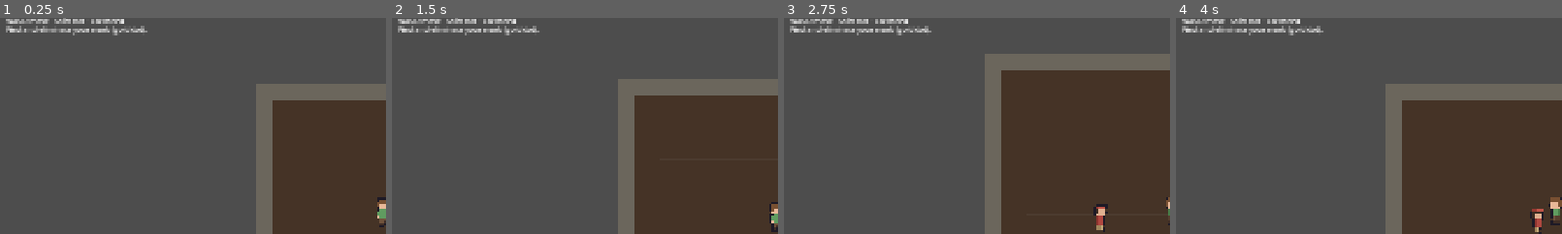
Above: before the commit, frames 1-4 (left to right).
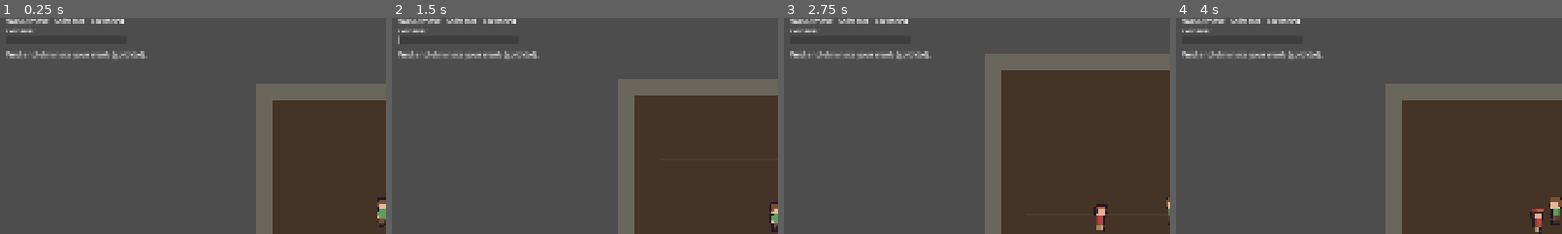
Above: after the commit, the same moments.

Repository: Isidore94/Unseen
Game: Godot game, scene res://scenes/online_match.tscn
Two runs of this game, one before a commit and one after it. Both use one fixed random seed, a clock stepped at 60 frames per second and the inputs below. This scene is started directly instead of the project's main scene.
Inputs:
- Up to frame 1 (0.25 s): no input
- Up to frame 2 (1.5 s): tap Enter at 0.5 s; hold D (move_right) 0.53-1.28 s; tap Space (action_primary) at 0.6 s; tap Shift (run) at 0.8, 1.35 s; hold S (move_down) from 1.28 s (still down)
- Up to frame 3 (2.75 s): tap Space (action_primary) at 1.55, 2.1 s; release S (move_down) at 2.03 s; hold D (move_right) from 2.03 s (still down); tap Shift (run) at 2.3 s
- Up to frame 4 (4 s): release D (move_right) at 2.78 s; hold W (move_up) 2.78-3.53 s; tap Shift (run) at 2.85, 3.8 s; tap Space (action_primary) at 3.05, 3.6 s; hold A (move_left) from 3.53 s (still down)
The pictures show only the part of the screen within x 0-50%, y 4-54%; the shares and areas given below are measured in that part.

The runs differ from the first frame. In frame 1, 1.3% of the frame differs, in the area x 1-39%, y 3-19%; in frame 2, 1.3%; in frame 3, 1.3%; in frame 4, 1.3%.

Commit message:
Phase 6.1c: server-validated kills + private exposure bar
- kill_component.gd: online path. The controlling machine picks the suspect in
  front (within kill_range) and sends request_kill(target_path) to the host. The
  host re-validates sender, range, and that the target is in killable_for_<peer>,
  then kills the mark (or applies a wrong-commit exposure penalty). Never trusts
  the client. Offline aim & commit unchanged.
- player.gd: online kill component now runs only on the controlling machine
  (enable_network_local_control); switched off on every other peer.
- online_match.gd: private exposure bar in the player HUD; host relays each
  player's exposure to its OWNER only (exposure_changed -> owner RPC). "Mark
  eliminated" feedback when your mark dies (owner-only).

Next: PvP hunt-the-opponent phase + win/lose.

Co-Authored-By: Claude Opus 4.8 <noreply@anthropic.com>

Diff:
--- a/components/kill_component.gd
+++ b/components/kill_component.gd
@@ -49,8 +49,22 @@
 ## The way we're facing, used to pick "the one in front" when locking.
 var _last_facing: Vector2 = Vector2.RIGHT
 
+## Online only: true on the machine that locally controls this killer. When set, we
+## send a kill REQUEST to the host instead of resolving the kill ourselves.
+var _network_local_control: bool = false
+
+
+# Called by the player on the machine that controls it, to switch this component into
+# "ask the host" mode (MULTIPLAYER_PLAN.md §4 — the client never self-confirms a kill).
+func enable_network_local_control() -> void:
+	_network_local_control = true
+
 
 func _physics_process(_delta: float) -> void:
+	if _network_local_control:
+		_network_kill_input()
+		return
+
 	if _body.velocity.length() > 5.0:
 		_last_facing = _body.velocity.normalized()
 
@@ -58,6 +72,57 @@
 		_lock_suspect()
 
 	_update_locked()
+
+
+# ONLINE: pick who we mean locally (using the replicated crowd we can see), then ask
+# the HOST to resolve it. We only fire when actually in range, for immediate feel.
+func _network_kill_input() -> void:
+	if _body.velocity.length() > 5.0:
+		_last_facing = _body.velocity.normalized()
+
+	if not Input.is_action_just_pressed(action_primary_action):
+		return
+
+	var suspect := _best_suspect_in_front()
+	if suspect == null:
+		return
+	var distance := _body.global_position.distance_to(suspect.global_position)
+	if distance > kill_range:
+		return  # not close enough to commit (the host enforces this as well)
+
+	_play_strike()  # instant local feedback; the host decides the actual outcome
+	request_kill.rpc_id(1, suspect.get_path())
+
+
+# HOST-ONLY: validate and resolve a kill request. Never trust the client — re-check
+# that the sender controls this killer, the target is genuinely in range, and that it
+# really is this player's mark. A wrong target costs exposure instead.
+@rpc("any_peer", "call_local", "reliable")
+func request_kill(target_path: NodePath) -> void:
+	if not multiplayer.is_server():
+		return
+	var sender_id := multiplayer.get_remote_sender_id()
+	var effective_sender := sender_id if sender_id != 0 else multiplayer.get_unique_id()
+	var controller := int(_body.get("controlling_peer_id"))
+	if effective_sender != controller:
+		return  # someone tried to kill on behalf of a player they don't control
+
+	var target := get_node_or_null(target_path) as Node2D
+	if target == null or target == _body or not is_instance_valid(target):
+		return
+	var distance := _body.global_position.distance_to(target.global_position)
+	if distance > kill_range:
+		return
+
+	if target.is_in_group("killable_for_%d" % controller):
+		# Right read — clean kill. The permanent exposure spike is the cost.
+		_exposure.add_exposure(kill_exposure_spike, "kill")
+		kill_landed.emit()
+		if target.has_method("die"):
+			target.die()
+	else:
+		# Wrong read — you lunged at a civilian. Pay the exposure tell.
+		_exposure.add_exposure(wrong_commit_exposure, "wrong_commit")
 
 
 # Lock the best suspect in front of us (any character — you might be wrong).
--- a/scripts/online_match.gd
+++ b/scripts/online_match.gd
@@ -47,6 +47,7 @@
 var _player_hud_layer: CanvasLayer = null
 var _mini_map: MiniMap = null
 var _objective_label: Label = null
+var _exposure_bar: ProgressBar = null
 var _my_mark_name: String = ""
 var _my_mark: Node2D = null
 
@@ -148,7 +149,26 @@
 	var character := _player_spawner.spawn(spawn_data)
 	_players_by_peer[peer_id] = character
 	_next_spawn_index += 1
+
+	# Host relays THIS player's exposure to its owner only (private — §4). The signal
+	# fires only when the value changes, so this isn't a constant stream.
+	var exposure := character.get_node_or_null("ExposureComponent")
+	if exposure != null:
+		exposure.exposure_changed.connect(_on_player_exposure_changed.bind(peer_id))
+
 	_update_status()
+
+
+# Host-side: a player's exposure changed → push the new value to that player only.
+func _on_player_exposure_changed(value: float, peer_id: int) -> void:
+	_receive_exposure.rpc_id(peer_id, value)
+
+
+# Owner-only: update OUR exposure bar with the host's authoritative value.
+@rpc("authority", "call_local", "unreliable")
+func _receive_exposure(value: float) -> void:
+	if _exposure_bar != null:
+		_exposure_bar.value = value
 
 
 func _on_player_left(peer_id: int) -> void:
@@ -247,12 +267,27 @@
 	if candidates.is_empty():
 		return
 	var mark: Npc = candidates[randi() % candidates.size()]
-	mark.add_to_group("killable_for_%d" % peer_id)  # used by server-validated kills (6.1c)
+	mark.add_to_group("killable_for_%d" % peer_id)  # the host-validated kill check uses this
 	mark.add_to_group("mark")
 	_mark_by_peer[peer_id] = mark
+	# Tell the owner privately when their mark dies (the host emits "died" on the kill).
+	mark.died.connect(_on_mark_killed.bind(peer_id))
 	# Send the mark's node name ONLY to its owner. The name matches across peers, so
 	# the owner can find the same NPC in its own copy of the crowd.
 	_receive_mark.rpc_id(peer_id, String(mark.name))
+
+
+# Host-side: a peer's mark was killed → tell that peer (privately).
+func _on_mark_killed(peer_id: int) -> void:
+	_mark_killed_for_owner.rpc_id(peer_id)
+
+
+# Owner-only: our mark is down. (Hunting the human opponent comes in the next step.)
+@rpc("authority", "call_local", "reliable")
+func _mark_killed_for_owner() -> void:
+	_my_mark = null
+	if _objective_label != null:
+		_objective_label.text = "Mark eliminated! (hunting your opponent comes next)"
 
 
 # Owner-only: the host tells US which crowd NPC is our mark. We just remember the
@@ -304,8 +339,25 @@
 	_player_hud_layer.name = "PlayerHUD"
 	add_child(_player_hud_layer)
 
+	# Your OWN exposure bar (private — the host sends only your value to you).
+	var exposure_caption := Label.new()
+	exposure_caption.position = Vector2(24.0, 78.0)
+	exposure_caption.add_theme_font_size_override("font_size", 14)
+	exposure_caption.text = "EXPOSURE"
+	_player_hud_layer.add_child(exposure_caption)
+
+	_exposure_bar = ProgressBar.new()
+	_exposure_bar.name = "ExposureBar"
+	_exposure_bar.min_value = 0.0
+	_exposure_bar.max_value = 100.0
+	_exposure_bar.show_percentage = false
+	_exposure_bar.position = Vector2(24.0, 100.0)
+	_exposure_bar.custom_minimum_size = Vector2(300.0, 22.0)
+	_exposure_bar.size = Vector2(300.0, 22.0)
+	_player_hud_layer.add_child(_exposure_bar)
+
 	_objective_label = Label.new()
-	_objective_label.position = Vector2(24.0, 70.0)
+	_objective_label.position = Vector2(24.0, 132.0)
 	_objective_label.add_theme_font_size_override("font_size", 18)
 	_objective_label.text = "Locating your mark..."
 	_player_hud_layer.add_child(_objective_label)
--- a/scripts/player.gd
+++ b/scripts/player.gd
@@ -97,11 +97,16 @@
 		if _is_locally_controlled:
 			camera.make_current()
 
-	# Kills are server-validated and arrive in 6.1. Until then, switch the kill
-	# component off so it doesn't run its targeting locally on every peer.
+	# Kills are server-validated (MULTIPLAYER_PLAN.md §4). The kill component runs ONLY
+	# on the machine that controls this player: it picks a target and asks the host to
+	# resolve it. On every other machine we switch it off so it can't read the local
+	# keyboard and act on a character that isn't ours.
 	var kill_component := get_node_or_null("KillComponent")
 	if kill_component != null:
-		kill_component.set_physics_process(false)
+		if _is_locally_controlled:
+			kill_component.call("enable_network_local_control")
+		else:
+			kill_component.set_physics_process(false)
 
 	_build_position_synchronizer()
 
Not shown, changed: CHANGELOG.md
